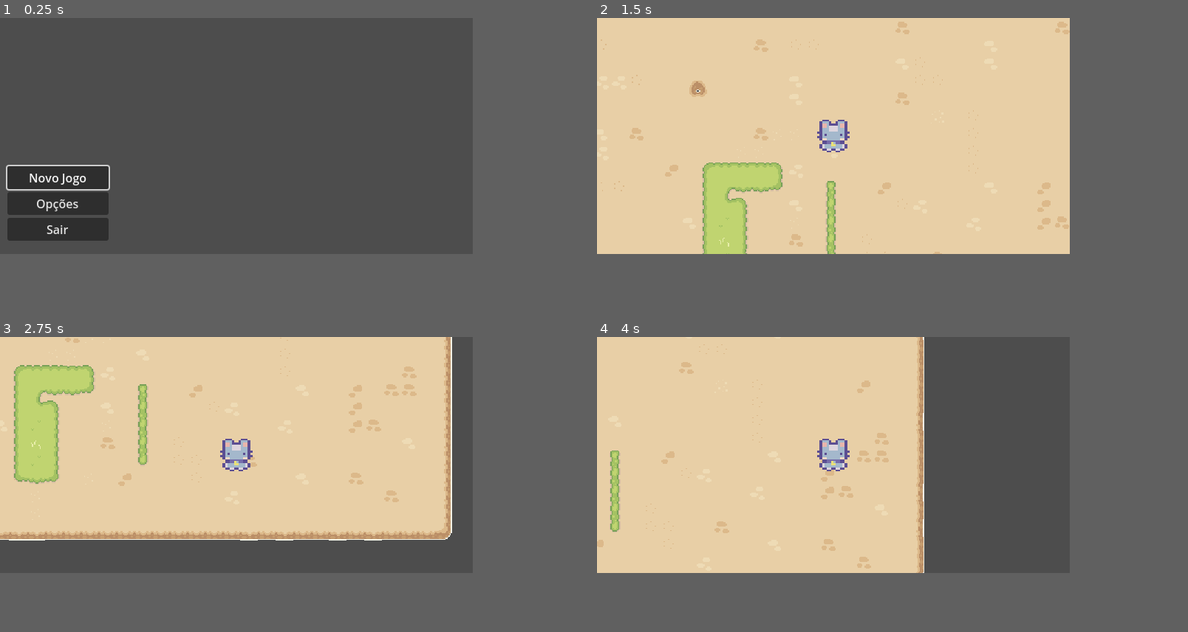
Above: before the commit, frames 1-4 (two rows, left to right).
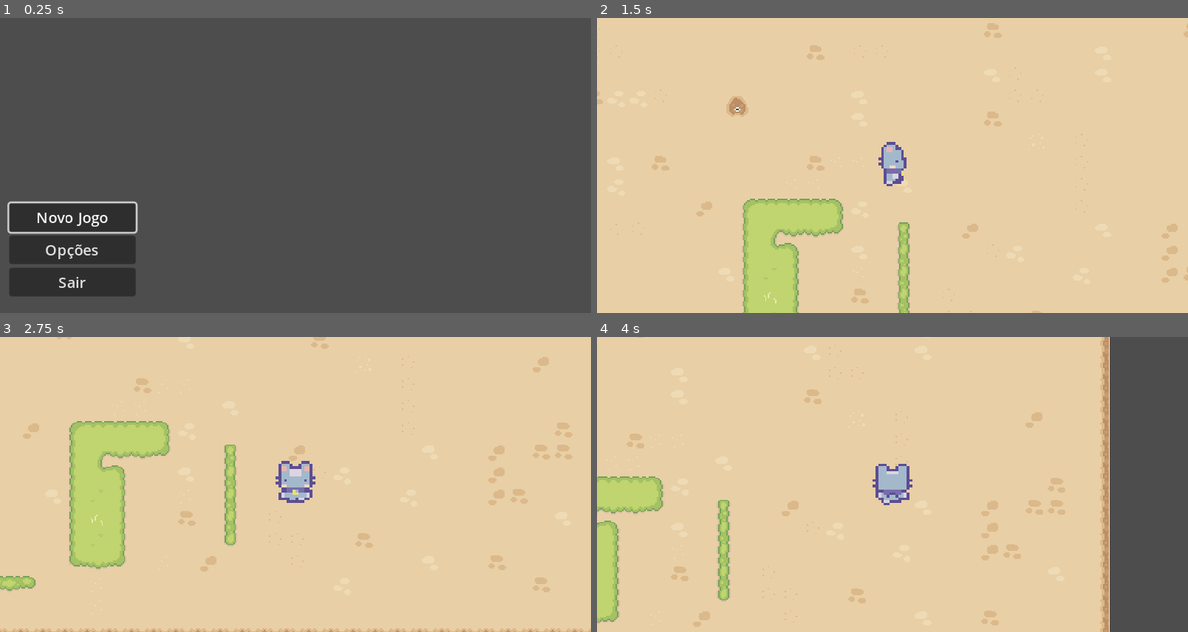
Above: after the commit, the same moments.

Repository: Renangsa/Edens-Sun
Game: Godot game, scene res://Scenes/main.tscn
Same seed, same stepped clock (60 frames per second), same inputs: the game is played once before the commit and once after it.
Inputs:
- Up to frame 1 (0.25 s): no input
- Up to frame 2 (1.5 s): click "Novo Jogo" at 0.5 s; tap Enter at 1.25 s; hold Right (ui_right) from 1.28 s (still down)
- Up to frame 3 (2.75 s): release Right (ui_right) at 2.03 s; hold Down (ui_down) from 2.03 s (still down)
- Up to frame 4 (4 s): release Down (ui_down) at 2.78 s; hold Right (ui_right) 2.78-3.53 s; hold Up (ui_up) from 3.53 s (still down)
In our replay, the window is 640x320 before the commit and 800x400 after it. These sizes can differ from the game's own. Grey fills any space a smaller window leaves; there, only what the larger window draws over its background counts as a difference.

The runs differ from the first frame. In frame 1, 7.0% of the frame differs, in the area x 1-24%, y 49-95%; in frame 2, 10%; in frame 3, 26%; in frame 4, 41%, in the area x 0-100%, y 0-100%.

Commit message:
Add: Animated sprites when player moves

Diff:
--- a/Scenes/Game/Player/player.gd
+++ b/Scenes/Game/Player/player.gd
@@ -1,14 +1,26 @@
 extends CharacterBody2D
 
 @export var SPEED: int = 150
+@onready var animations = $SpritePlayer/AnimationPlayer
+var look_direction = "down"
 
-func _ready():
-	$SpritePlayer/AnimationPlayer.play("idle")
+func update_animation():
+	if velocity.length() == 0:
+		animations.play("idle_" + look_direction)
+	else:
+		if velocity.x > 0: look_direction = "right"
+		elif velocity.x < 0: look_direction = "left"
+		elif velocity.y < 0 : look_direction = "up"
+		elif velocity.y > 0 : look_direction = "down"
+		animations.play("walking_" + look_direction)
+
 
 func get_input():
-	var input_direction = Input.get_vector("ui_left","ui_right","ui_up","ui_down")
+	var input_direction = Input.get_vector("LEFT","RIGHT","UP","DOWN")
 	velocity = input_direction * SPEED
+
 
 func _physics_process(_delta):
 	get_input()
 	move_and_slide()
+	update_animation()
--- a/Scenes/Game/Player/player.tscn
+++ b/Scenes/Game/Player/player.tscn
@@ -157,23 +157,6 @@
 "values": [104, 105, 106, 107, 108, 109, 110, 111]
 }
 
-[sub_resource type="Animation" id="Animation_mpmvt"]
-resource_name = "idle"
-length = 0.8
-loop_mode = 1
-tracks/0/type = "value"
-tracks/0/imported = false
-tracks/0/enabled = true
-tracks/0/path = NodePath(".:frame")
-tracks/0/interp = 1
-tracks/0/loop_wrap = true
-tracks/0/keys = {
-"times": PackedFloat32Array(0, 0.1, 0.2, 0.3, 0.4, 0.5, 0.6, 0.7),
-"transitions": PackedFloat32Array(1, 1, 1, 1, 1, 1, 1, 1),
-"update": 1,
-"values": [0, 1, 2, 3, 4, 5, 6, 7]
-}
-
 [sub_resource type="Animation" id="Animation_bnwpm"]
 resource_name = "idle_left"
 length = 0.8
@@ -427,6 +410,23 @@
 "transitions": PackedFloat32Array(1, 1, 1, 1, 1, 1, 1, 1),
 "update": 1,
 "values": [168, 169, 170, 171, 172, 173, 174, 175]
+}
+
+[sub_resource type="Animation" id="Animation_mpmvt"]
+resource_name = "idle_down"
+length = 0.8
+loop_mode = 1
+tracks/0/type = "value"
+tracks/0/imported = false
+tracks/0/enabled = true
+tracks/0/path = NodePath(".:frame")
+tracks/0/interp = 1
+tracks/0/loop_wrap = true
+tracks/0/keys = {
+"times": PackedFloat32Array(0, 0.1, 0.2, 0.3, 0.4, 0.5, 0.6, 0.7),
+"transitions": PackedFloat32Array(1, 1, 1, 1, 1, 1, 1, 1),
+"update": 1,
+"values": [0, 1, 2, 3, 4, 5, 6, 7]
 }
 
 [sub_resource type="AnimationLibrary" id="AnimationLibrary_hp3v4"]
@@ -440,7 +440,7 @@
 "hoe_left": SubResource("Animation_fdtq6"),
 "hoe_right": SubResource("Animation_3v7t3"),
 "hoe_up": SubResource("Animation_jd718"),
-"idle": SubResource("Animation_mpmvt"),
+"idle_down": SubResource("Animation_mpmvt"),
 "idle_left": SubResource("Animation_bnwpm"),
 "idle_right": SubResource("Animation_0qopj"),
 "idle_up": SubResource("Animation_p0jv6"),
@@ -461,6 +461,7 @@
 [node name="Player" type="CharacterBody2D"]
 scale = Vector2(2.06061, 1.87379)
 script = ExtResource("1_gqdmf")
+SPEED = 100
 
 [node name="CollisionShape2D" type="CollisionShape2D" parent="."]
 position = Vector2(0, 4.8031)
--- a/project.godot
+++ b/project.godot
@@ -18,8 +18,37 @@
 
 window/size/viewport_width=640
 window/size/viewport_height=320
+window/size/window_width_override=1280
+window/size/window_height_override=720
 window/stretch/mode="canvas_items"
 window/stretch/aspect="expand"
+
+[input]
+
+LEFT={
+"deadzone": 0.5,
+"events": [Object(InputEventKey,"resource_local_to_scene":false,"resource_name":"","device":-1,"window_id":0,"alt_pressed":false,"shift_pressed":false,"ctrl_pressed":false,"meta_pressed":false,"pressed":false,"keycode":0,"physical_keycode":65,"key_label":0,"unicode":97,"echo":false,"script":null)
+, Object(InputEventKey,"resource_local_to_scene":false,"resource_name":"","device":-1,"window_id":0,"alt_pressed":false,"shift_pressed":false,"ctrl_pressed":false,"meta_pressed":false,"pressed":false,"keycode":0,"physical_keycode":4194319,"key_label":0,"unicode":0,"echo":false,"script":null)
+]
+}
+UP={
+"deadzone": 0.5,
+"events": [Object(InputEventKey,"resource_local_to_scene":false,"resource_name":"","device":-1,"window_id":0,"alt_pressed":false,"shift_pressed":false,"ctrl_pressed":false,"meta_pressed":false,"pressed":false,"keycode":0,"physical_keycode":87,"key_label":0,"unicode":119,"echo":false,"script":null)
+, Object(InputEventKey,"resource_local_to_scene":false,"resource_name":"","device":-1,"window_id":0,"alt_pressed":false,"shift_pressed":false,"ctrl_pressed":false,"meta_pressed":false,"pressed":false,"keycode":0,"physical_keycode":4194320,"key_label":0,"unicode":0,"echo":false,"script":null)
+]
+}
+RIGHT={
+"deadzone": 0.5,
+"events": [Object(InputEventKey,"resource_local_to_scene":false,"resource_name":"","device":-1,"window_id":0,"alt_pressed":false,"shift_pressed":false,"ctrl_pressed":false,"meta_pressed":false,"pressed":false,"keycode":0,"physical_keycode":68,"key_label":0,"unicode":100,"echo":false,"script":null)
+, Object(InputEventKey,"resource_local_to_scene":false,"resource_name":"","device":-1,"window_id":0,"alt_pressed":false,"shift_pressed":false,"ctrl_pressed":false,"meta_pressed":false,"pressed":false,"keycode":0,"physical_keycode":4194321,"key_label":0,"unicode":0,"echo":false,"script":null)
+]
+}
+DOWN={
+"deadzone": 0.5,
+"events": [Object(InputEventKey,"resource_local_to_scene":false,"resource_name":"","device":-1,"window_id":0,"alt_pressed":false,"shift_pressed":false,"ctrl_pressed":false,"meta_pressed":false,"pressed":false,"keycode":0,"physical_keycode":83,"key_label":0,"unicode":115,"echo":false,"script":null)
+, Object(InputEventKey,"resource_local_to_scene":false,"resource_name":"","device":-1,"window_id":0,"alt_pressed":false,"shift_pressed":false,"ctrl_pressed":false,"meta_pressed":false,"pressed":false,"keycode":0,"physical_keycode":4194322,"key_label":0,"unicode":0,"echo":false,"script":null)
+]
+}
 
 [rendering]
 
